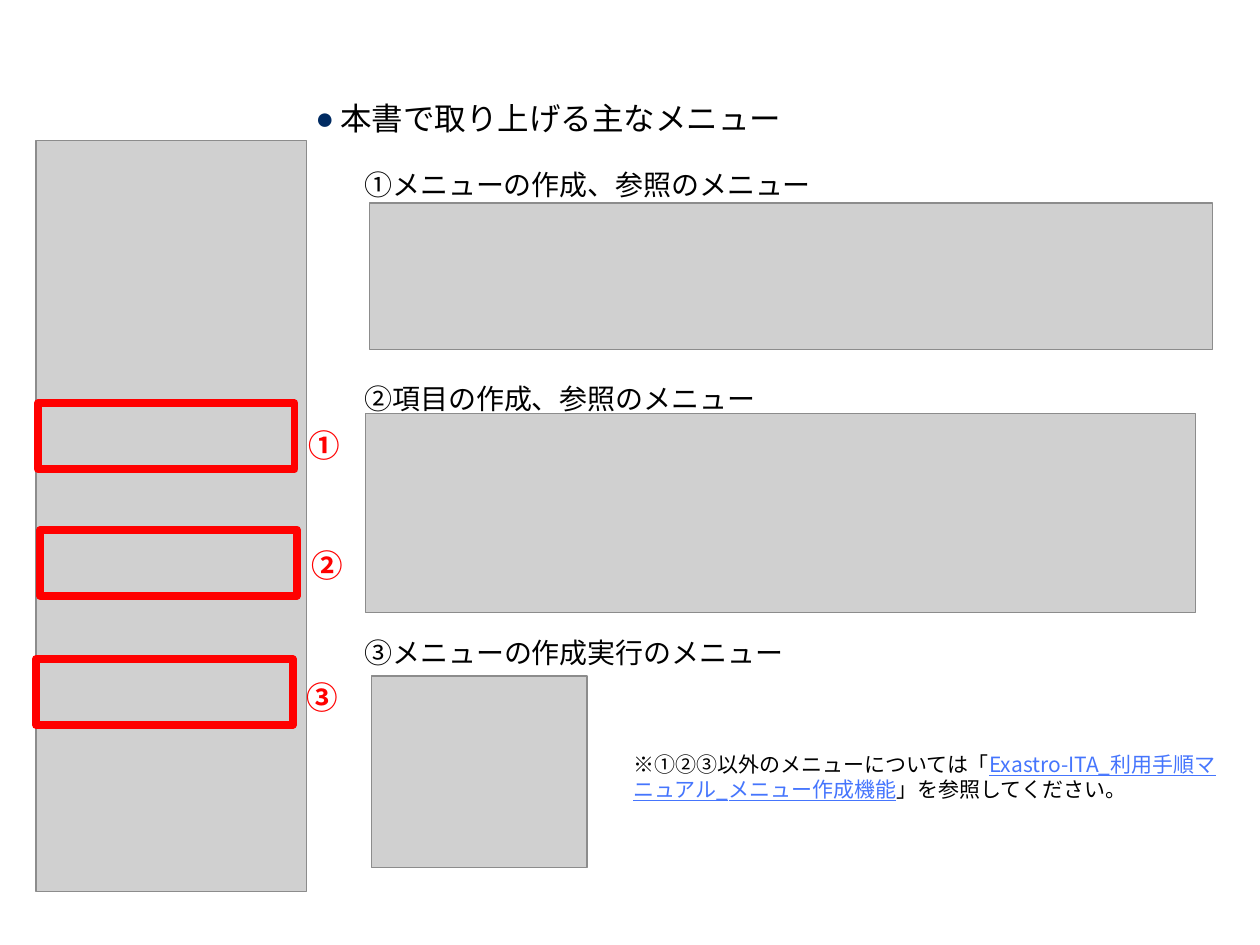
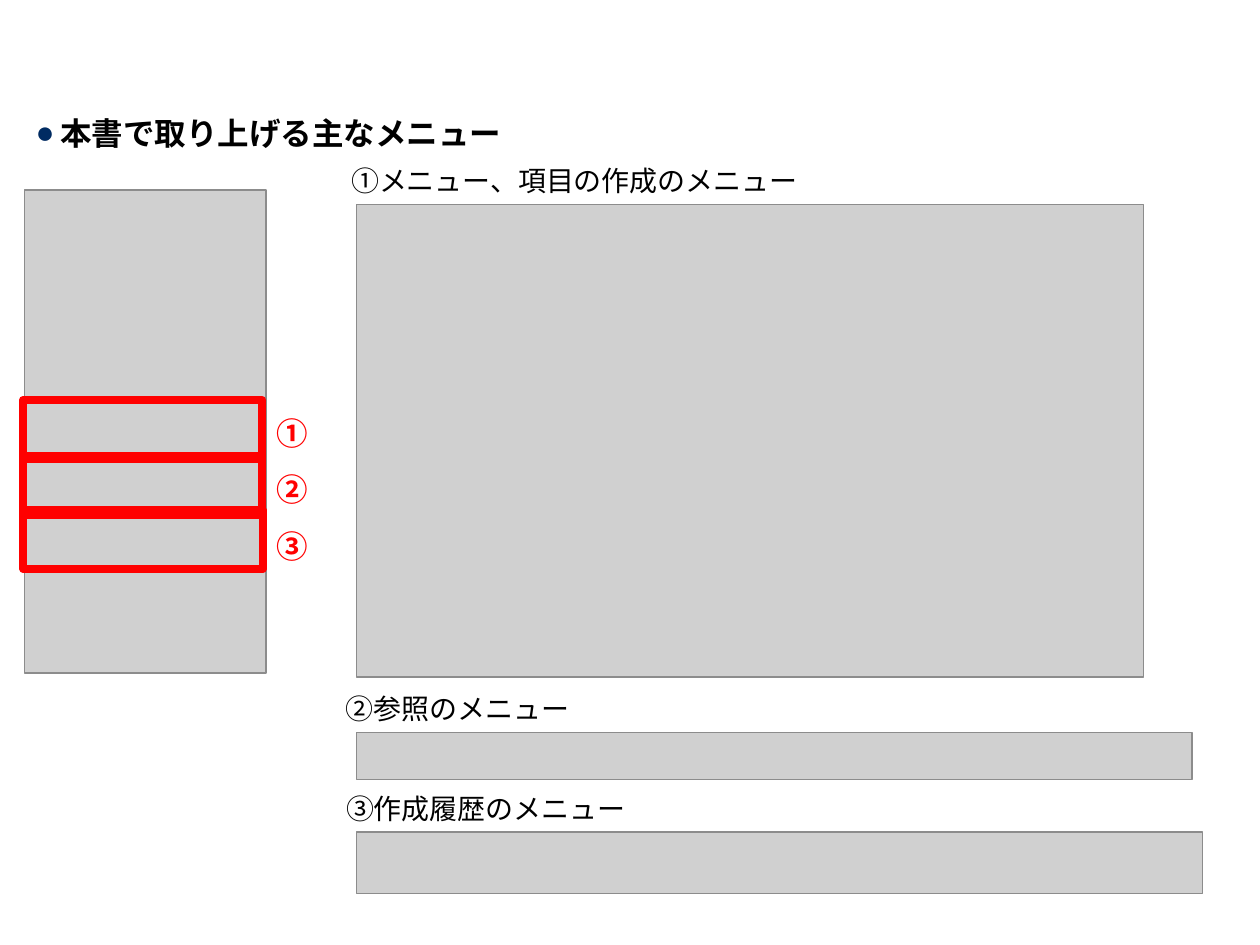
Before and after one commit to exastro-suite/it-automation-docs, a slide deck: slide 15 of asset/Learn_ja/ITA-hg-ps_classroom_lecture_ja.pptx. Drawn at 1260x945 pixels with LibreOffice and Linux fonts; fonts in the diff are those of the drawing; grey boxes stand for pictures; background and template pictures are left out. Boxes give left, top, right and bottom in pixels: in the first picture for what was removed or moved away, otherwise in the second. Text is boxed around its words. In the diff, an @@ line names an element or a change of style, - is before the commit and + after.

```diff
--- a/asset/Learn_ja/ITA-hg-ps_classroom_lecture_ja.pptx
+++ b/asset/Learn_ja/ITA-hg-ps_classroom_lecture_ja.pptx
@@ text "本書で取り上げる主なメニュー": place and size @@
-text "本書で取り上げる主なメニュー" at box(340, 103, 781, 133)
+text "本書で取り上げる主なメニュー" at box(60, 118, 501, 148)
@@ text "本書で取り上げる主なメニュー" at box(60, 118, 501, 148): bold on @@
@@ text at box(351, 167, 797, 194): text changed @@
-①メニューの作成、参照のメニュー
+①メニュー、項目の作成のメニュー
@@ picture: place and size @@
-picture at box(37, 141, 307, 892)
+picture at box(25, 190, 267, 673)
@@ picture added at box(357, 204, 1144, 677) @@
@@ picture removed at box(370, 203, 1213, 349) @@
@@ text removed at box(365, 385, 756, 417) @@
-②項目の作成、参照のメニュー
@@ rectangle: place and size @@
-rectangle at box(38, 403, 295, 469)
+rectangle at box(23, 399, 262, 459)
@@ text "①": place and size @@
-text "①" at box(309, 430, 341, 460)
+text "①" at box(276, 418, 308, 448)
@@ picture removed at box(365, 413, 1194, 612) @@
@@ rectangle: place and size @@
-rectangle at box(37, 659, 294, 724)
+rectangle at box(23, 456, 262, 515)
@@ text "②": place and size @@
-text "②" at box(311, 550, 343, 580)
+text "②" at box(276, 474, 308, 504)
@@ rectangle: place and size @@
-rectangle at box(40, 530, 297, 596)
+rectangle at box(24, 510, 263, 570)
@@ text "③": place and size @@
-text "③" at box(307, 682, 339, 712)
+text "③" at box(276, 531, 308, 561)
@@ picture removed at box(372, 677, 587, 868) @@
@@ text added at box(346, 695, 569, 722), 16 pt, text #000000 @@
+②参照のメニュー
@@ picture added at box(357, 732, 1192, 779) @@
@@ text removed at box(633, 754, 1215, 801) @@
-※①②③以外のメニューについては「Exastro-ITA_利用手順マニュアル_メニュー作成機能」を参照してください。
@@ text at box(346, 795, 625, 822): text changed @@
-③メニューの作成実行のメニュー
+③作成履歴のメニュー
@@ picture added at box(357, 832, 1202, 893) @@
```
Also in this commit, not shown: 27 other slides changed, 1 other file.
